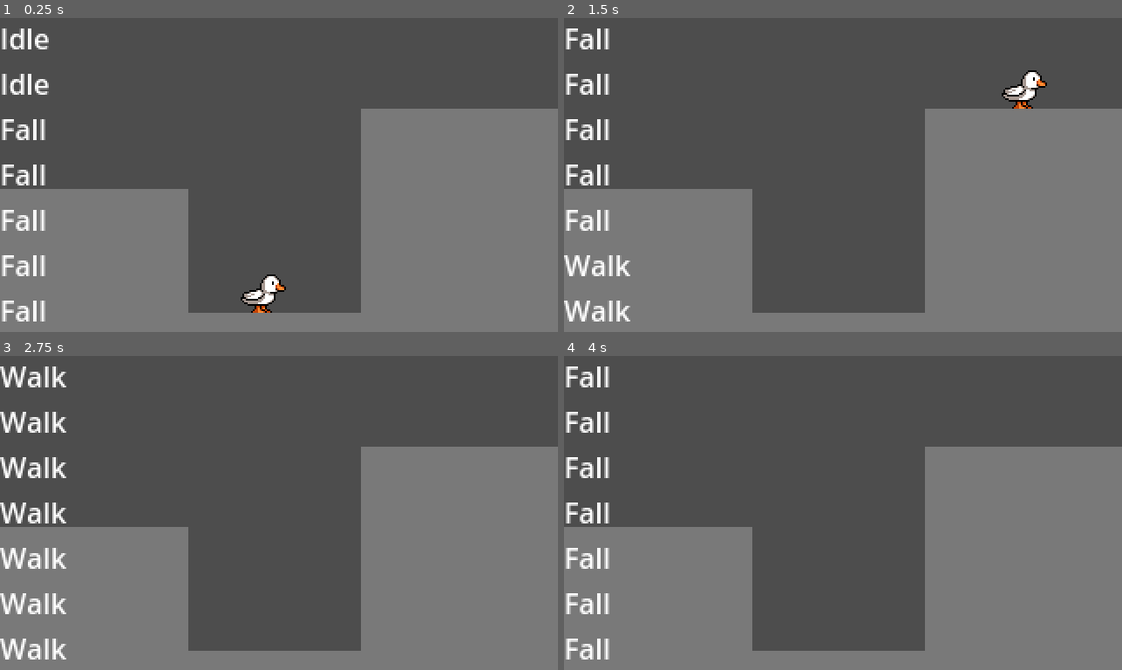
Above: before the commit, frames 1-4 (two rows, left to right).
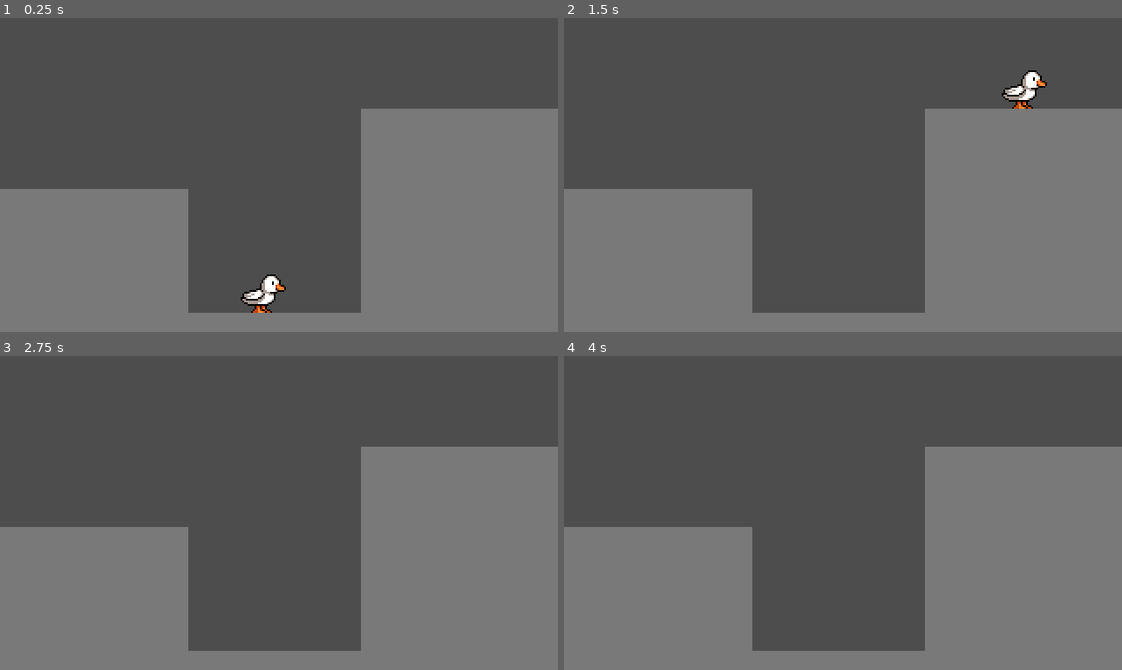
Above: after the commit, the same moments.

Repository: Wacky-Games-Studio/Game
Game: Godot game, scene res://test_level.tscn
Same seed, same stepped clock (60 frames per second), same inputs: the game is played once before the commit and once after it.
Inputs:
- Up to frame 1 (0.25 s): no input
- Up to frame 2 (1.5 s): tap Enter at 0.5 s; hold D (walk_right) from 0.53 s (still down); tap W (jump) at 0.6, 0.77, 1.07, 1.35 s
- Up to frame 3 (2.75 s): tap W (jump) at 1.52, 1.82, 2.1 s; release D (walk_right) at 2.03 s; hold A (walk_left) from 2.03 s (still down)
- Up to frame 4 (4 s): tap Space at 2.75 s; release A (walk_left) at 2.78 s; hold D (walk_right) from 2.78 s (still down); tap W (jump) at 2.85, 3.02, 3.32, 3.6, 3.77 s

The runs differ from the first frame. In frame 1, 2.1% of the frame differs, in the area x 0-9%, y 3-97%; in frame 2, 2.3%; in frame 3, 3.0%, in the area x 0-12%, y 3-97%; in frame 4, 2.0%.

Commit message:
cleaned up code

Diff:
--- a/entities/player/player.gd
+++ b/entities/player/player.gd
@@ -13,7 +13,6 @@
 @onready var sprite: Sprite2D = $Sprite
 @onready var state_machine: Node = $StateMachine
 
-var was_on_floor: bool
 var jumps_remaining := max_jumps
 
 func _ready() -> void:
@@ -23,34 +22,7 @@
 	state_machine.process_input(event)
 
 func _physics_process(delta: float) -> void:
-	print(velocity)
-	was_on_floor = is_on_floor()
 	state_machine.process_physics(delta)
 
 func _process(delta: float) -> void:
 	state_machine.process_frame(delta)
-
-
-#extends CharacterBody2D
-#
-#@export var speed = 200
-#@export var jump_speed = -450
-#@export var gravity = 2000
-#@export_range(0.0, 1.0) var friction = 0.1
-#@export_range(0.0 , 1.0) var acceleration = 0.25
-#
-#
-#func _physics_process(delta):
-#	velocity.y += gravity * delta
-#	var dir = Input.get_axis("walk_left", "walk_right")
-#	if dir != 0:
-#		velocity.x = lerp(velocity.x, dir * speed, acceleration)
-#	else:
-#		velocity.x = lerp(velocity.x, 0.0, friction)
-#
-#	if dir != 0:
-#		$Sprite2D.flip_h = dir == -1
-#
-#	move_and_slide()
-#	if Input.is_action_just_pressed("jump") and is_on_floor():
-#		velocity.y = jump_speed
--- a/entities/player/player.tscn
+++ b/entities/player/player.tscn
@@ -53,11 +53,3 @@
 unique_name_in_owner = true
 wait_time = 0.15
 one_shot = true
-
-[node name="Label" type="Label" parent="."]
-unique_name_in_owner = true
-top_level = true
-offset_left = -19.0
-offset_top = -36.0
-offset_right = 138.0
-offset_bottom = 119.0
--- a/entities/player/state_machine.gd
+++ b/entities/player/state_machine.gd
@@ -4,11 +4,6 @@
 @export var starting_state: State
 
 var current_state: State
-var prev_state: State
-
-var stateHistory := ["", "", "", "", "", "", ""]
-var currentIndex := 0
-
 
 # Initialize the state machine by giving each child state a reference to the
 # parent object it belongs to and enter the default starting_state.
@@ -24,8 +19,6 @@
 	if current_state:
 		current_state.exit()
 
-	if prev_state != new_state:
-		prev_state = new_state
 	current_state = new_state
 	current_state.enter()
 
@@ -42,18 +35,6 @@
 		change_state(new_state)
 
 func process_frame(delta: float) -> void:
-	%Label.global_position = Vector2(0,0)
-	if currentIndex + 1 < 7:
-		currentIndex += 1
-	else:
-		currentIndex = 0
-
-	stateHistory[currentIndex] = current_state.name
-	var txt = ""
-	for state in stateHistory:
-		txt += state + "\n"
-	%Label.text = txt
-
 	var new_state = current_state.process_frame(delta)
 	if new_state:
 		change_state(new_state)
--- a/entities/player/states/jump.gd
+++ b/entities/player/states/jump.gd
@@ -5,10 +5,6 @@
 @export var fall_state: State
 
 func enter():
-	#if parent.jumps_remaining == 0:
-	#	parent.jumps_remaining = parent.max_jumps
-	#	return
-
 	parent.jumps_remaining -= 1
 
 	if not parent.is_on_wall_only():
@@ -39,5 +35,3 @@
 		return idle_state
 
 	return null
-	#if Input.is_action_just_pressed("jump") and is_on_floor():
-	#	velocity.y = jump_speed
--- a/entities/player/states/state.gd
+++ b/entities/player/states/state.gd
@@ -2,7 +2,6 @@
 extends Node
 
 @export var animation_name: String
-@onready var state_machine: StateMachine = $".."
 
 # Hold a reference to the parent so that it can be controlled by the state
 var parent: Player
